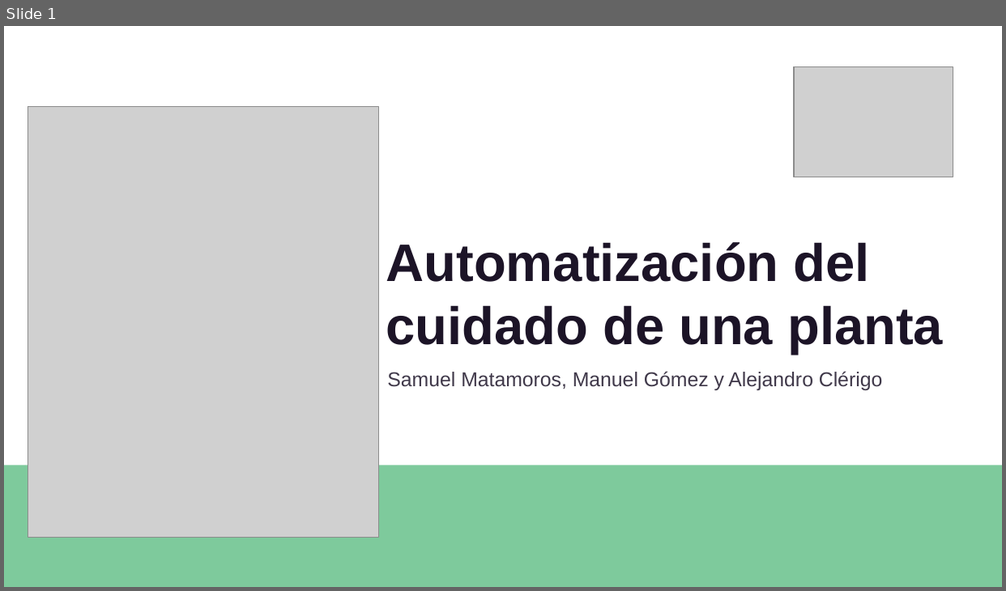
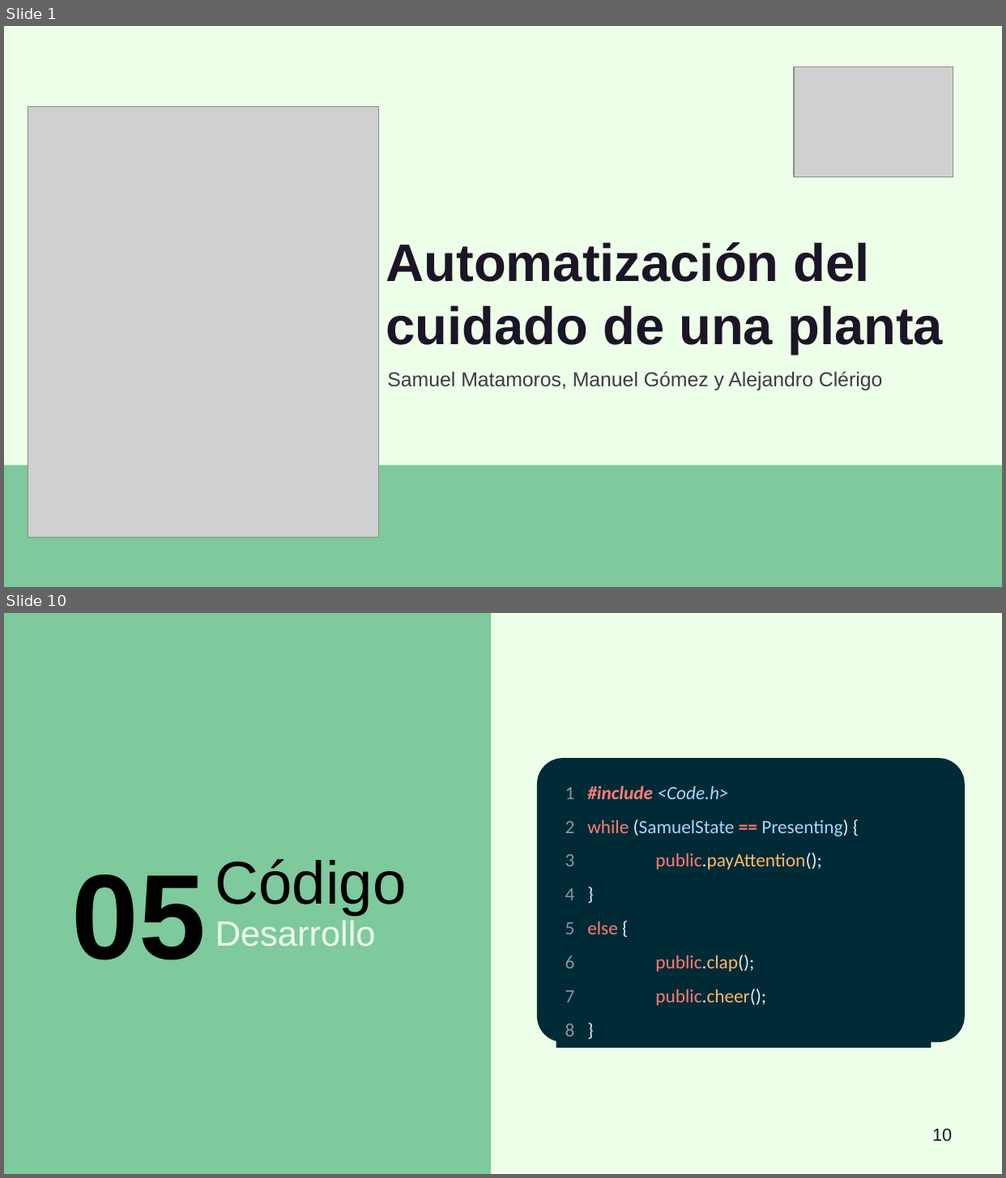
Before and after one commit to SamuelMatamoros/Automating-the-care-of-a-plant, a slide deck: Documentos/Presentación/DefensaProyecto.odp. Shown one above the other, each under a label of ours: slide 1 before the commit, slides 1 and 10 after it; the slides between them are not shown. The pictures are 1006x591 and 1006x1178 pixels, drawn with LibreOffice and Linux fonts; fonts in the diff are those of the drawing; grey boxes stand for pictures. Boxes give left, top, right and bottom in pixels: in the first picture for what was removed or moved away, otherwise in the second. Text is boxed around its words. In the diff, an @@ line names an element or a change of style, - is before the commit and + after.

```diff
--- a/Documentos/Presentación/DefensaProyecto.odp
+++ b/Documentos/Presentación/DefensaProyecto.odp
@@ slide 10 added at (x1=4, y1=613, x2=1002, y2=1174), background #EDFFE8 @@
@@ rectangle added at (x1=4, y1=613, x2=491, y2=1174), fill #7ECA9C @@
@@ rounded rectangle added at (x1=537, y1=758, x2=965, y2=1042), fill #002B36 @@
@@ text added at (x1=565, y1=786, x2=848, y2=1037), 15 pt, text #FF7B72 @@
+1 #include <Code.h>
+2 while (SamuelState == Presenting) {
+3 public.payAttention();
+4 }
+5 else {
+6 public.clap();
+7 public.cheer();
+8 }
@@ text added at (x1=72, y1=875, x2=206, y2=960), 96 pt, text #000000, bold @@
+05
@@ subtitle added at (x1=215, y1=859, x2=407, y2=915), 48 pt, text #000000 @@
+Código
@@ text added at (x1=215, y1=920, x2=376, y2=947), 28 pt, text #EDFFE8 @@
+Desarrollo
@@ page number added at (x1=932, y1=1129, x2=952, y2=1141), 14 pt, text #1C1427 @@
+10
@@ slide 1 changed as well @@
@@ background #FFFFFF to #EDFFE8 @@
```
Also in this commit, not shown: 21 other slides added, 1 slide removed, 2 other files.
